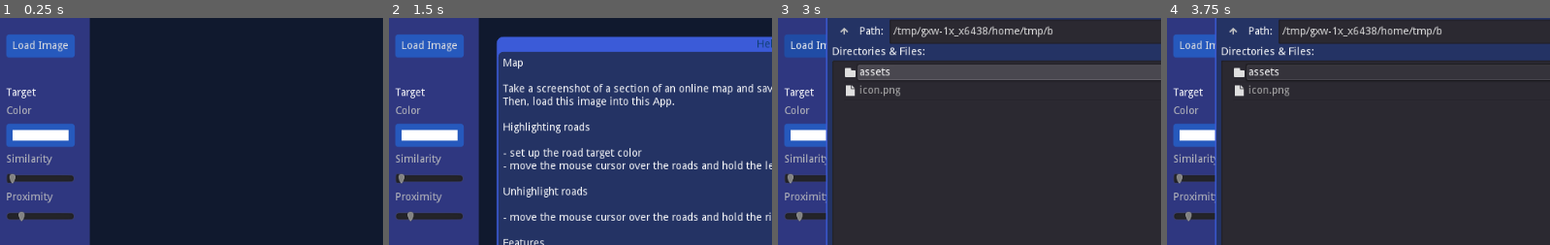
Above: before the commit, frames 1-4 (left to right).
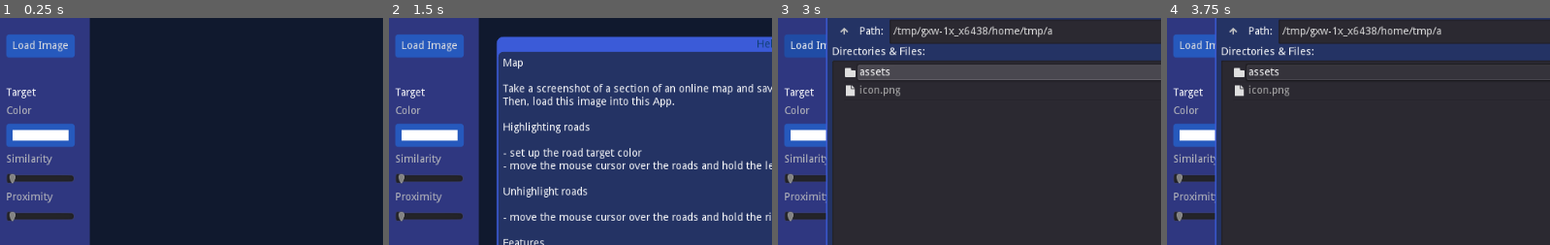
Above: after the commit, the same moments.

Repository: andrew-wilkes/color-replacement-brush
Game: Godot game, scene res://Main.tscn
Same seed, same stepped clock (60 frames per second), same inputs: the game is played once before the commit and once after it.
Inputs (mouse positions are % of the whole screen's width and height, from its top left):
- Up to frame 1 (0.25 s): no input
- Up to frame 2 (1.5 s): tap Enter at 0.5 s; move the mouse to (72, 45) at 0.52 s; click (72, 45) at 0.67 s; click "About" at 1.25 s
- Up to frame 3 (3 s): click "OK" at 2 s; click "Load Image" at 2.75 s
- Up to frame 4 (3.75 s): click (33, 80) at 3.52 s; type "12" at 3.6 s
The pictures show only the part of the screen within x 0-50%, y 11-61%; the shares and areas given below are measured in that part.

The runs differ from the first frame. In frame 1, 0.1% of the frame differs, in the area x 1-7%, y 85-90%; in frame 2, 0.1%; in frame 3, 0.1%, in the area x 1-72%, y 3-90%; in frame 4, 0.1%.

Commit message:
Allow for more granular size steps

Diff:
--- a/src/Main.gd
+++ b/src/Main.gd
@@ -109,7 +109,7 @@
 		update_cursor_overlay(marker_col, marker_row)
 		get_node("%Image").update()
 	# Use mouse wheel to alter proximity value
-	if event is InputEventMouseButton:
+	if event is InputEventMouseButton and event.pressed:
 		match event.button_index:
 			4:
 				get_node("%Proximity").value = settings.proximity + 1
@@ -182,12 +182,10 @@
 	# Note: holding the mouse button down and moving outside of the grid
 	# still causes calls to be made but it doesn't matter
 	var cell_value = 0xff if add else 0
-	if settings.proximity > 0:
-		for y in range(-settings.proximity, settings.proximity + 1):
-			for x in range(-settings.proximity, settings.proximity + 1):
-				update_cell(col + x, row + y, cell_value)
-	else:
-		update_cell(col, row, cell_value)
+	var offset = int(settings.proximity / 2.0)
+	for y in settings.proximity:
+			for x in settings.proximity:
+				update_cell(col + x - offset, row + y - offset, cell_value)
 	set_shader_data()
 
 
@@ -214,8 +212,8 @@
 
 
 func update_cursor_overlay(col, row):
-	var size = CELL_SIZE if settings.proximity == 0 else (settings.proximity * 2 + 1) * CELL_SIZE
-	var offset = settings.proximity
+	var size = settings.proximity * CELL_SIZE
+	var offset = int(settings.proximity / 2.0)
 	get_node("%Image").material.set_shader_param("marker_position", Vector2(col - offset, row - offset) * CELL_SIZE)
 	get_node("%Image").material.set_shader_param("marker_size", size)
 
--- a/src/Main.tscn
+++ b/src/Main.tscn
@@ -142,7 +142,8 @@
 margin_top = 302.0
 margin_right = 90.0
 margin_bottom = 318.0
-max_value = 6.0
+min_value = 1.0
+max_value = 8.0
 value = 1.0
 
 [node name="Sp2" type="Control" parent="Panel/M/VB"]
